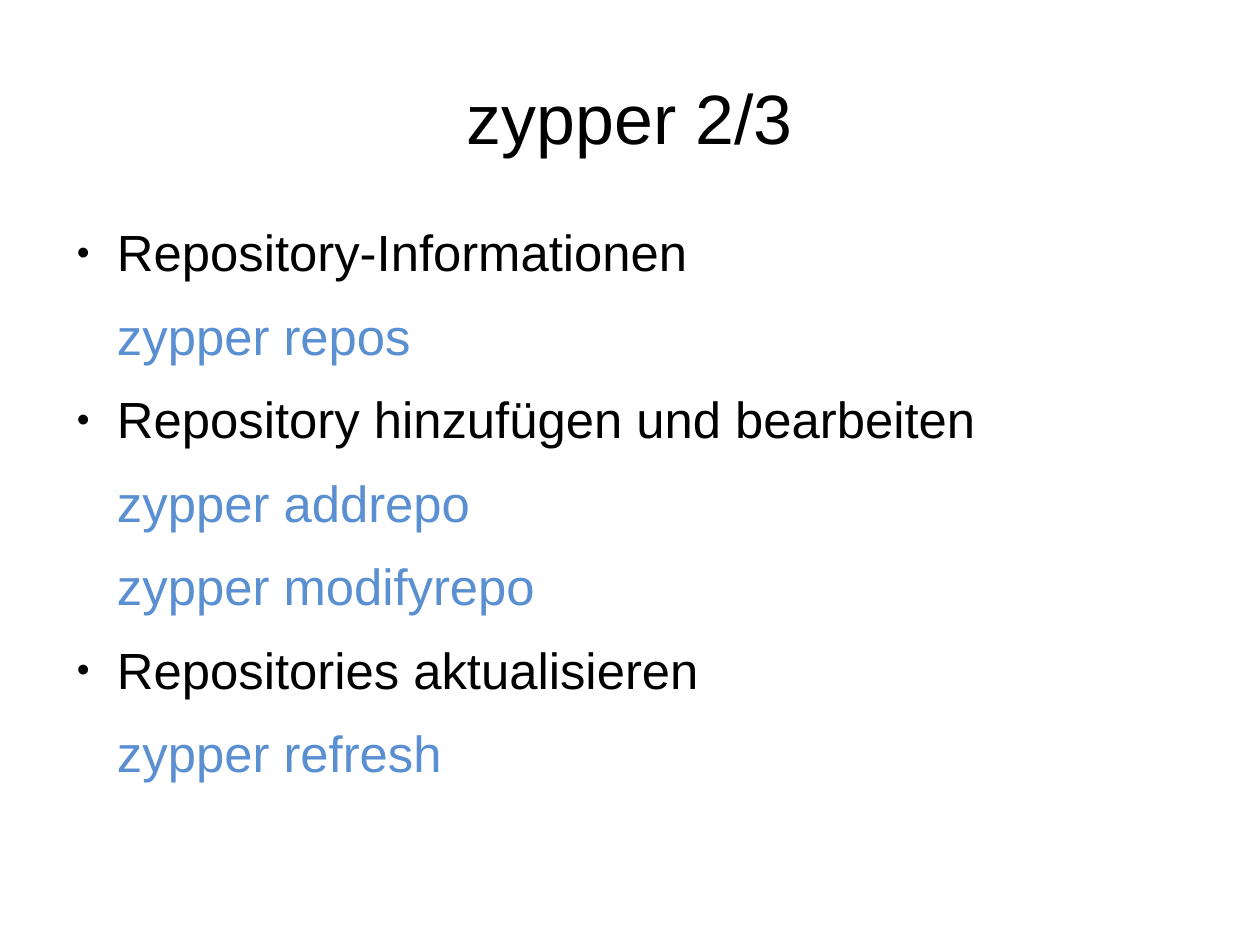
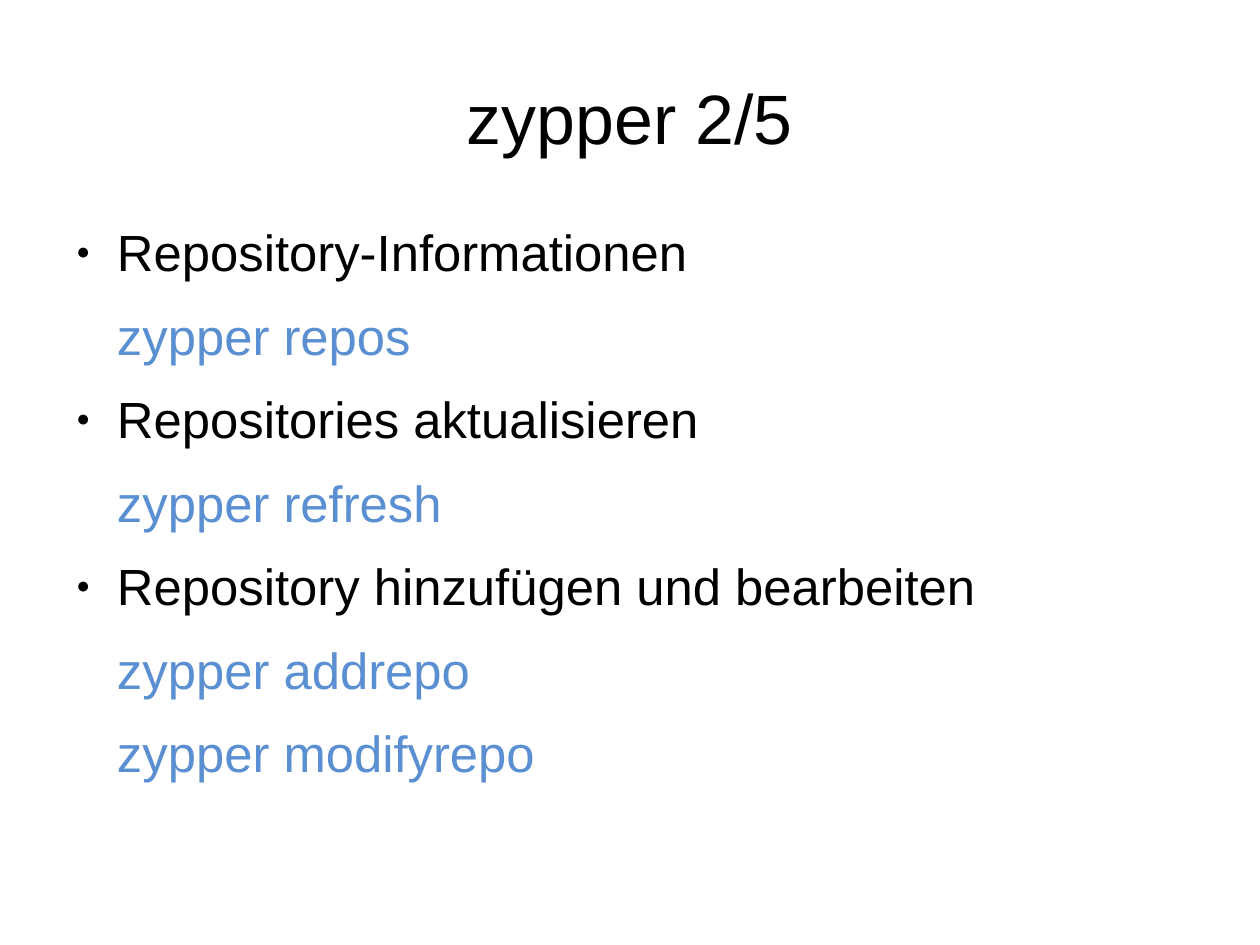
Before and after one commit to adfinis/adsy-trainings, a slide deck: slide 6 of SSA_SUSE-System-Administration/1005_zypper/modul_zypper_1005_01_slides.odp. Drawn at 1260x945 pixels with LibreOffice and Linux fonts; fonts in the diff are those of the drawing. Boxes give left, top, right and bottom in pixels: in the first picture for what was removed or moved away, otherwise in the second. Text is boxed around its words. In the diff, an @@ line names an element or a change of style, - is before the commit and + after.

```diff
--- a/SSA_SUSE-System-Administration/1005_zypper/modul_zypper_1005_01_slides.odp
+++ b/SSA_SUSE-System-Administration/1005_zypper/modul_zypper_1005_01_slides.odp
@@ title at (467,93,793,157): text changed @@
-zypper 2/3
+zypper 2/5
@@ text at (117,401,698,532): paragraphs added @@
+● Repositories aktualisieren
+zypper refresh
@@ text at (117,652,698,783): paragraphs removed @@
-● Repositories aktualisieren
-zypper refresh
```
Also in this commit, not shown: 4 other slides changed, 2 slides added, 3 other files.
